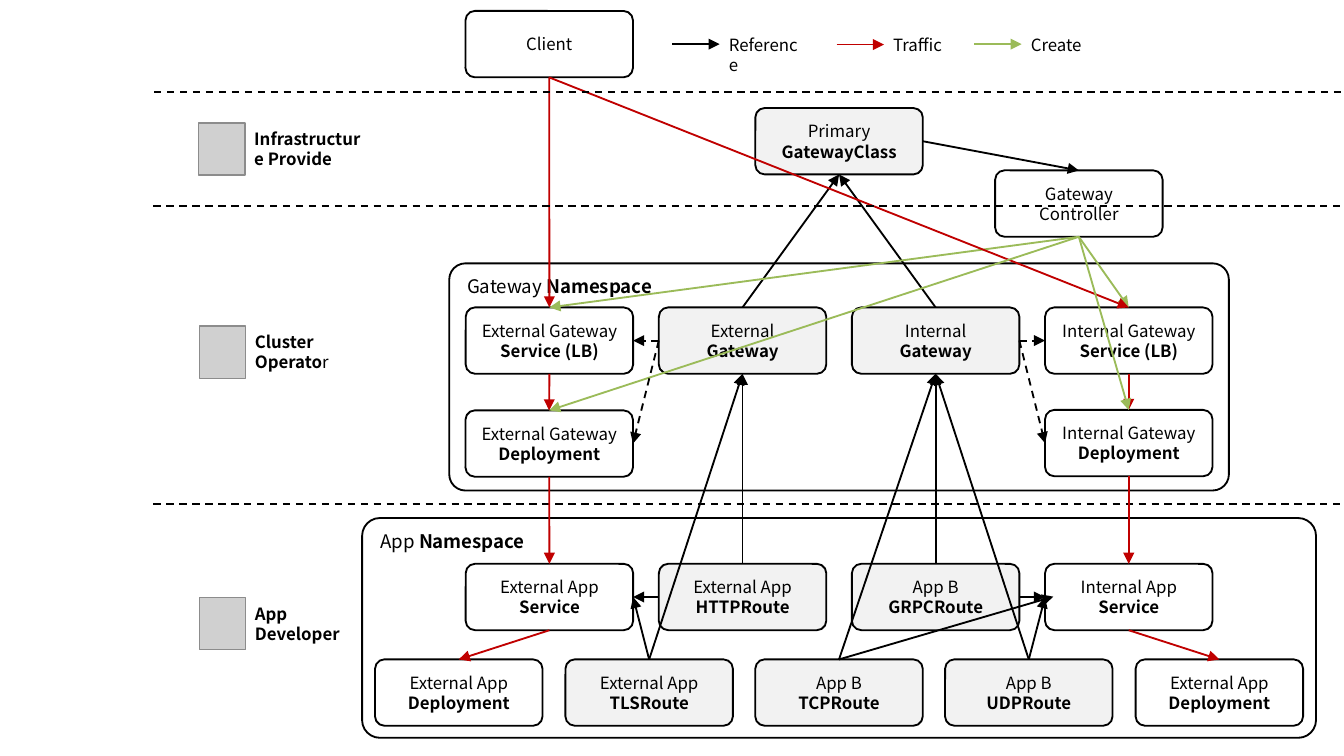
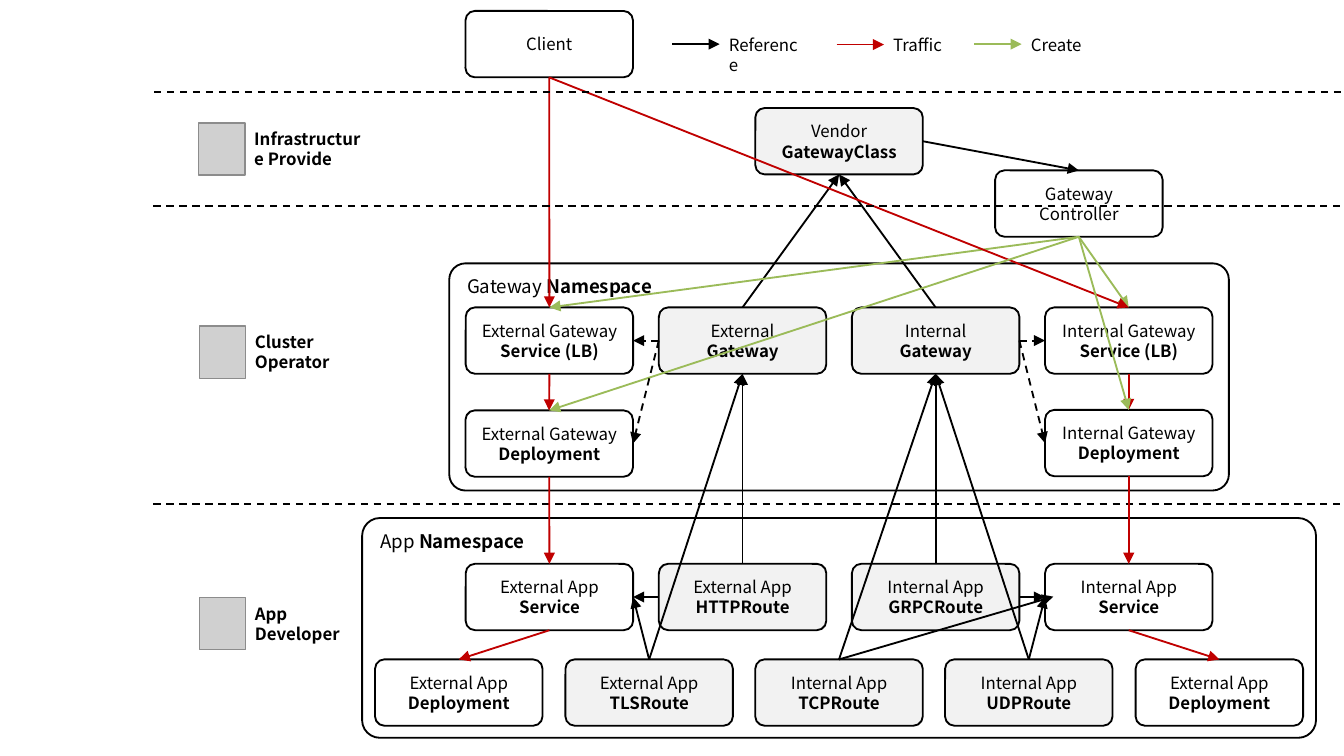
Before and after one commit to ssup2/blog-software, a slide deck: slide 1 of content/docs/theory-analysis/kubernetes-gateway-api/images/images.pptx. Drawn at 1344x756 pixels with LibreOffice and Linux fonts; fonts in the diff are those of the drawing; grey boxes stand for pictures. Boxes give left, top, right and bottom in pixels: in the first picture for what was removed or moved away, otherwise in the second. Text is boxed around its words. In the diff, an @@ line names an element or a change of style, - is before the commit and + after.

```diff
--- a/content/docs/theory-analysis/kubernetes-gateway-api/images/images.pptx
+++ b/content/docs/theory-analysis/kubernetes-gateway-api/images/images.pptx
@@ text in rounded rectangle at [811, 123, 867, 138]: text changed @@
-Primary
+Vendor
@@ text in rounded rectangle at [887, 579, 984, 597]: text changed @@
-App B
+Internal App
@@ text in rounded rectangle at [791, 675, 887, 693]: text changed @@
-App B
+Internal App
@@ text in rounded rectangle at [981, 675, 1077, 693]: text changed @@
-App B
+Internal App
```
Also in this commit, not shown: 1 other file.
